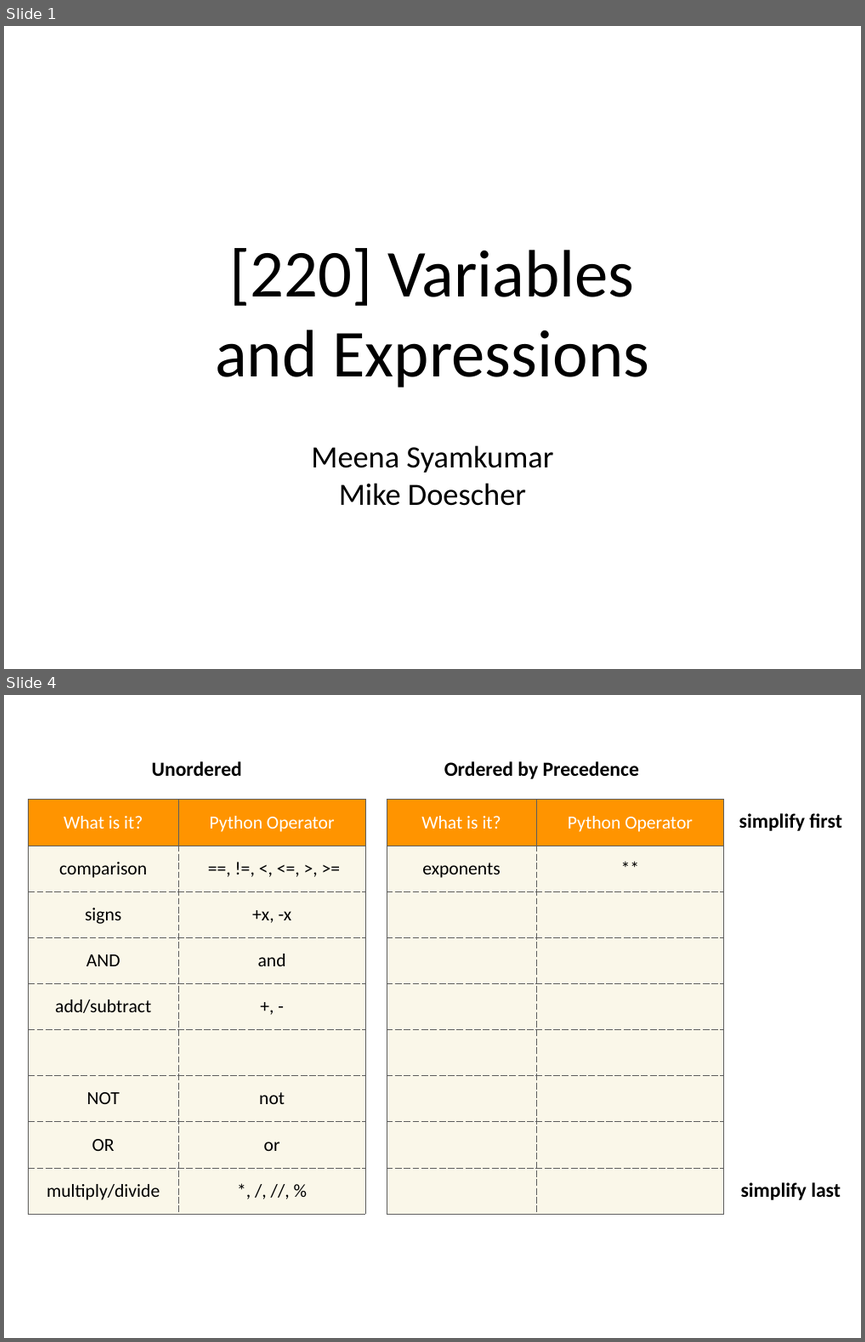
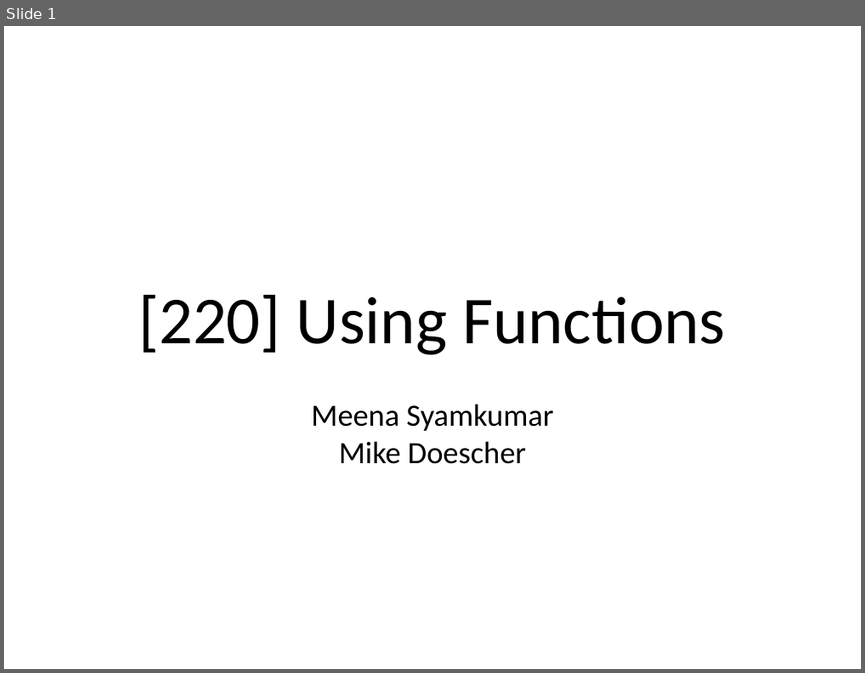
Before and after one commit to tylerharter/caraza-harter-com, a slide deck: tyler/meena/cs220/f20/materials/lec_05_F20.ppt. Shown one above the other, each under a label of ours: slides 1 and 4 before the commit, slide 1 after it; the slides between them are not shown. The pictures are 865x1342 and 865x673 pixels, drawn with LibreOffice and Linux fonts; fonts in the diff are those of the drawing. Boxes give left, top, right and bottom in pixels: in the first picture for what was removed or moved away, otherwise in the second. Text is boxed around its words. In the diff, an @@ line names an element or a change of style, - is before the commit and + after.

```diff
--- a/tyler/meena/cs220/f20/materials/lec_05_F20.ppt
+++ b/tyler/meena/cs220/f20/materials/lec_05_F20.ppt
@@ slide 4 removed at (x1=4, y1=695, x2=861, y2=1338), background #FFFFFF @@
@@ text removed at (x1=152, y1=761, x2=242, y2=776) @@
-Unordered
@@ text removed at (x1=444, y1=761, x2=639, y2=779) @@
-Ordered by Precedence
@@ table removed at (x1=28, y1=800, x2=365, y2=1213), 9 rows, 2 columns @@
-What is it? | Python Operator
-comparison | ==, !=, <, <=, >, >=
-signs | +x, -x
-AND | and
-add/subtract | +, -
- | 
-NOT | not
-OR | or
-multiply/divide | *, /, //, %
@@ table removed at (x1=386, y1=800, x2=724, y2=1213), 9 rows, 2 columns @@
-What is it? | Python Operator
-exponents | **
- | 
- | 
- | 
- | 
- | 
- | 
- | 
@@ text removed at (x1=739, y1=813, x2=842, y2=831) @@
-simplify first
@@ text removed at (x1=741, y1=1182, x2=840, y2=1200) @@
-simplify last
@@ slide 1 changed as well @@
@@ title at (x1=138, y1=295, x2=726, y2=355): text changed @@
-[220] Variables
-and Expressions
+[220] Using Functions
@@ subtitle "Meena Syamkumar" moved from (x1=311, y1=445, x2=553, y2=505) to (x1=311, y1=403, x2=553, y2=464) @@
```
Also in this commit, not shown: 28 slides added, 57 other slides removed.
